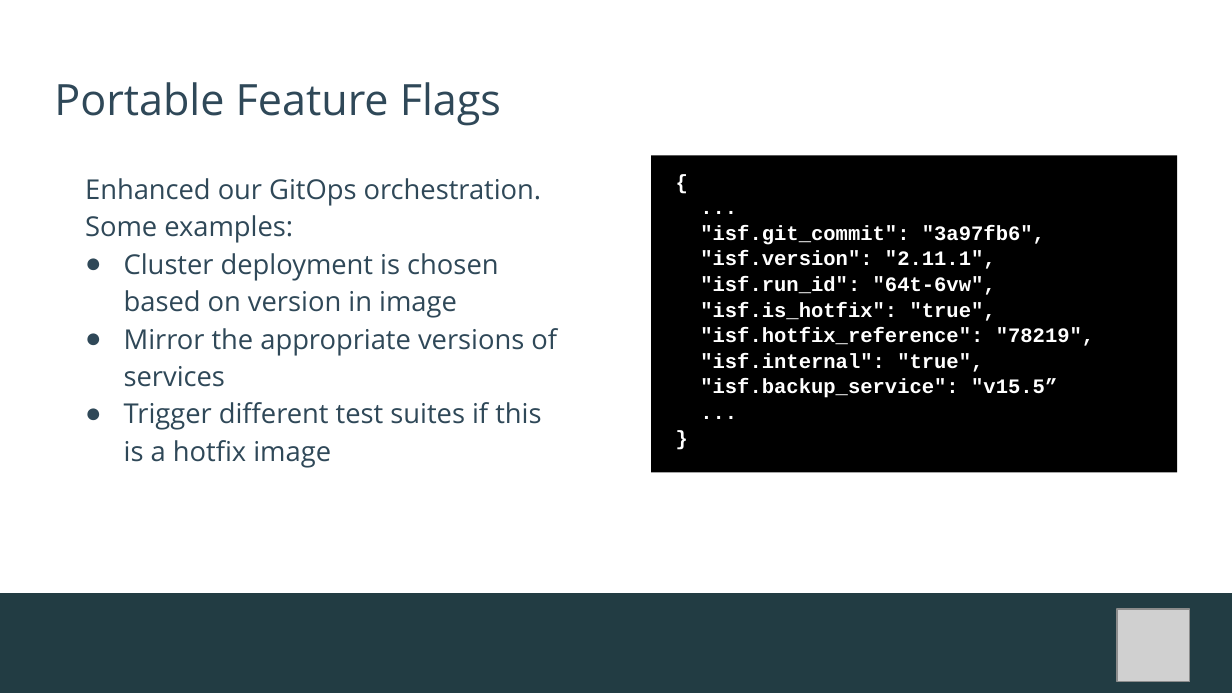
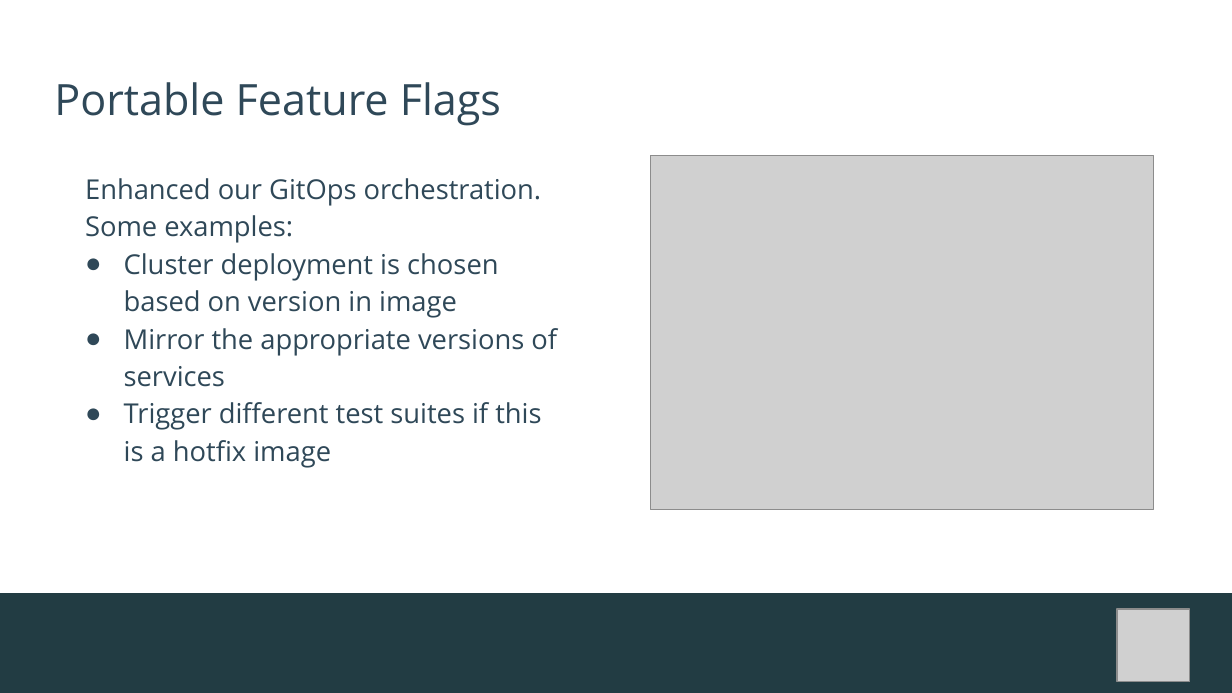
Before and after one commit to socheatsou/presentations, a slide deck: slide 5 of open-source-summit-na-2026/Artifacts-Metadata-OSS-NA26.pptx. Drawn at 1232x693 pixels with LibreOffice and Linux fonts; fonts in the diff are those of the drawing; grey boxes stand for pictures; background and template pictures are left out. Boxes give left, top, right and bottom in pixels: in the first picture for what was removed or moved away, otherwise in the second. Text is boxed around its words. In the diff, an @@ line names an element or a change of style, - is before the commit and + after.

```diff
--- a/open-source-summit-na-2026/Artifacts-Metadata-OSS-NA26.pptx
+++ b/open-source-summit-na-2026/Artifacts-Metadata-OSS-NA26.pptx
@@ rectangle removed at <box>650,155,1177,473</box> @@
-{
-...
-"isf.git_commit": "3a97fb6",
-"isf.version": "2.11.1",
-"isf.run_id": "64t-6vw",
-"isf.is_hotfix": "true",
-"isf.hotfix_reference": "78219",
-"isf.internal": "true",
-"isf.backup_service": "v15.5”
-...
-}
@@ picture added at <box>650,155,1153,510</box> @@
```
Also in this commit, not shown: 4 other slides changed.
